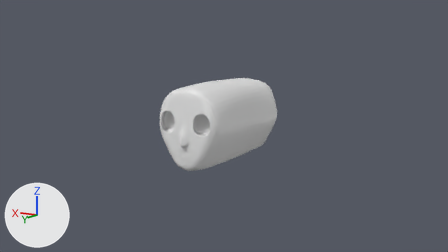
The Blender file Shelly_Face.blend as it was, and as the next commit left it.
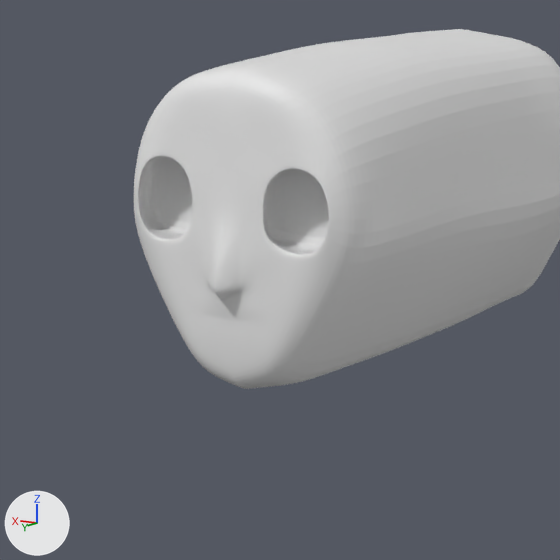
Each version is shown from the file's camera 'Camera', then close up on the part from 28% to 60% of the width and 28% to 86% of the height. Arrows for +X, +Y and +Z are at lower left; the lights stay in place.
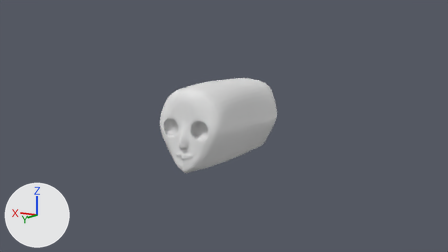
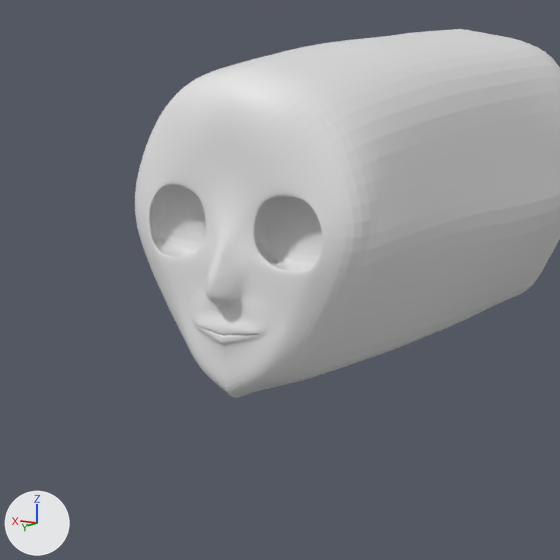
What differs and where, as boxes (x1, y1, x2, y2) in the close-ups (560 x 560 px):
'Cube', reshaped: before (134, 29, 560, 389); after (135, 29, 560, 398)
part 1 of me_cube, built on: before (134, 49, 373, 389); after (135, 49, 373, 398)

Patch to the scene script:
```diff
--- a/Shelly_Face.blend.py
+++ b/Shelly_Face.blend.py
@@ me_cube @@
 # used by ob_cube; location = (0.0, 0.0, 5.103)
-me_cube.from_pydata(...)  # 185 vertices, 163 faces; spans x -0.79..0.0, y -1.01..1.6, z -0.58..1.0
+me_cube.from_pydata(...)  # 225 vertices, 195 faces; spans x -0.79..0.0, y -1.01..1.65, z -0.58..1.0
+# me_cube part 1
+# 3 vertices are removed from x -0.11..-0.1, y 1.48, z -0.23..-0.2
+# 7 faces are deleted
+# 3 vertices in x 0.0, y 1.48..1.6, z -0.28..0.05 move by (0.0, 0.05, -0.02)
+# 3 vertices in x -0.38..0.0, y 0.74..1.48, z 0.69..0.93 move by (0.0, 0.0, -0.01)
+# 116 vertices move from x -0.69..0.0, y 0.74..1.6, z -0.55..0.99 to x -0.7..0.0, y 0.74..1.64, z -0.57..0.98
+# 43 vertices are added at x -0.2..0.0, y 1.31..1.55, z -0.35..-0.13
+# 39 new faces join them
 me_cube.materials.append(mat_material)
```
